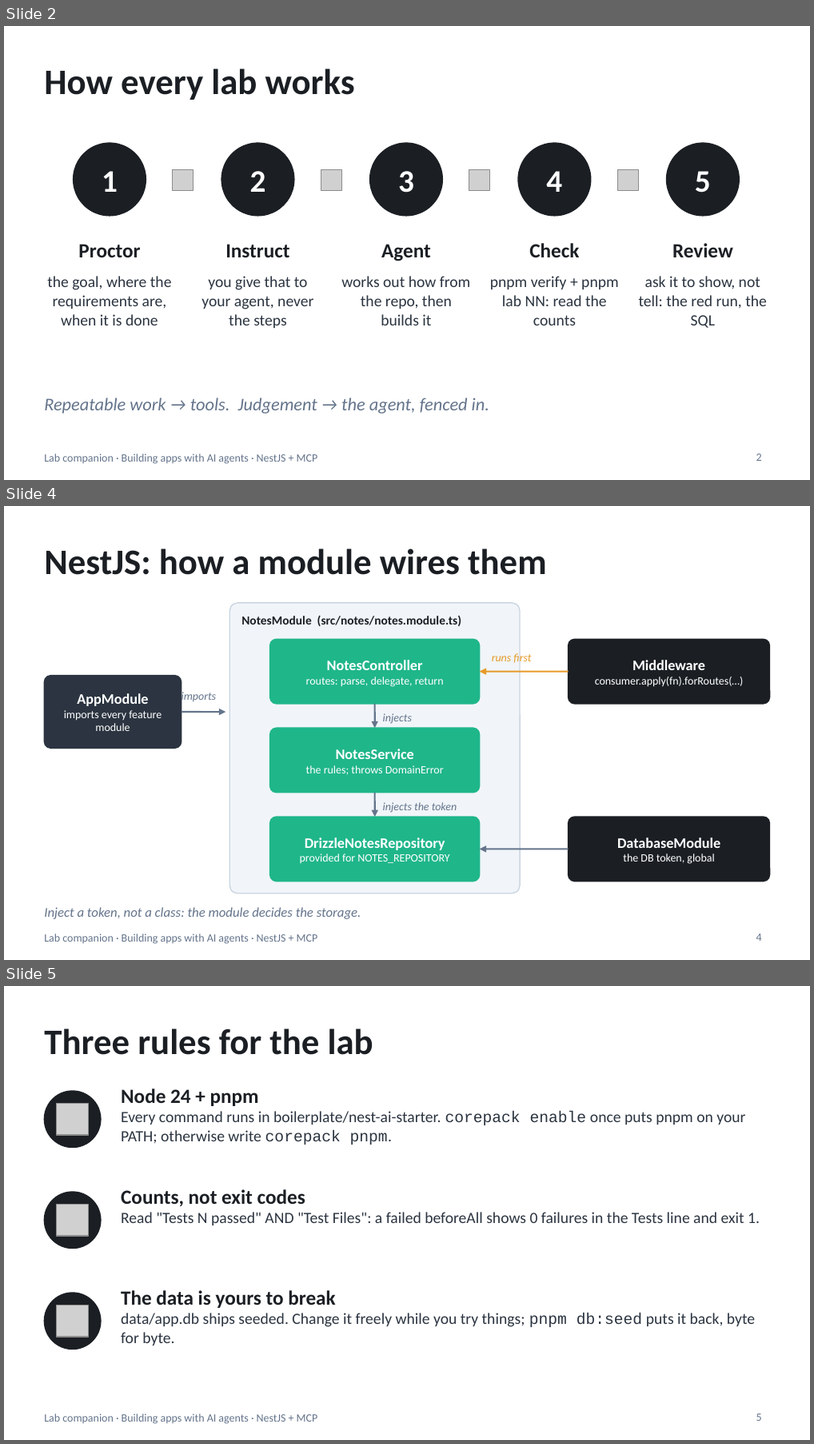
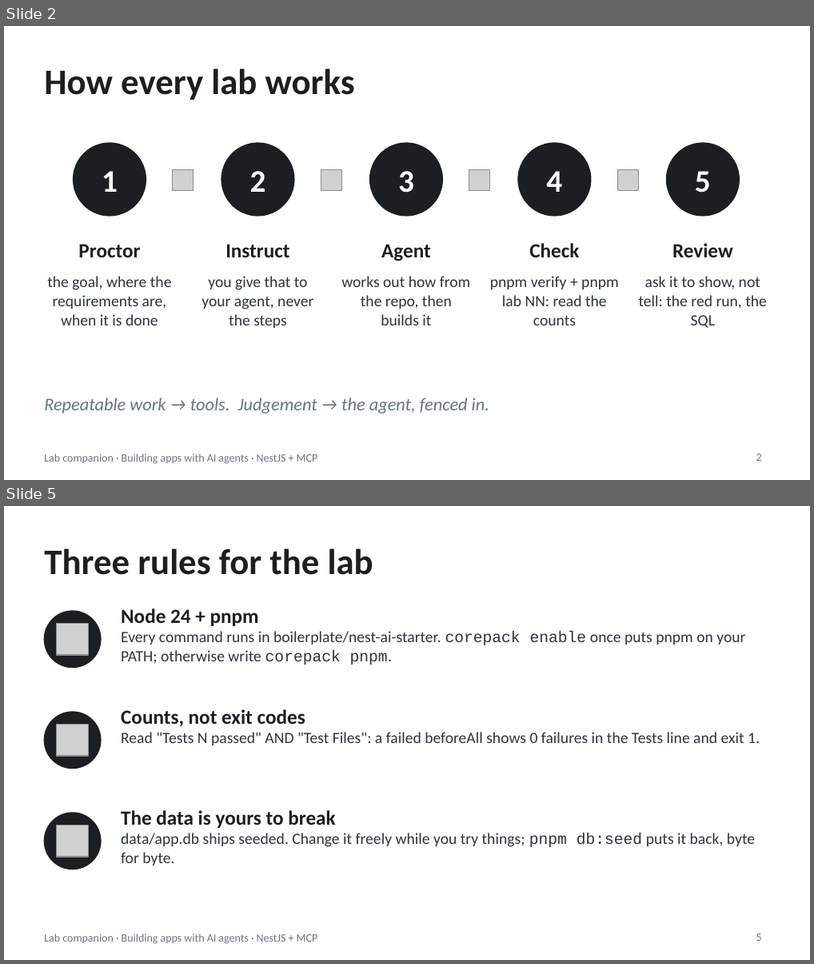
Before and after one commit to blazaga/ai-training-modules, a slide deck: docs/ai-agent-training/slides/lab-companion.pptx. Shown one above the other, each under a label of ours: slides 2, 4 and 5 before the commit, slides 2 and 5 after it; the slides between them are not shown. The pictures are 814x1444 and 814x964 pixels, drawn with LibreOffice and Linux fonts; fonts in the diff are those of the drawing; grey boxes stand for pictures. Boxes give left, top, right and bottom in pixels: in the first picture for what was removed or moved away, otherwise in the second. Text is boxed around its words. In the diff, an @@ line names an element or a change of style, - is before the commit and + after.

```diff
--- a/docs/ai-agent-training/slides/lab-companion.pptx
+++ b/docs/ai-agent-training/slides/lab-companion.pptx
@@ slide 4 removed at (4,506,810,960), background #FFFFFF; not listed: 1 template element that a slide beside it also shows @@
@@ title removed at (44,548,546,575) @@
-NestJS: how a module wires them
@@ rounded rectangle removed at (230,603,520,893) @@
@@ text removed at (242,615,462,626) @@
-NotesModule (src/notes/notes.module.ts)
@@ rounded rectangle removed at (270,639,480,704) @@
@@ rounded rectangle removed at (569,639,770,704) @@
@@ text removed at (306,660,444,687) @@
-NotesController
-routes: parse, delegate, return
@@ arrow removed from (569, 672) to (480, 672) @@
@@ text removed at (492,653,531,663) @@
-runs first
@@ text removed at (595,660,744,687) @@
-Middleware
-consumer.apply(fn).forRoutes(…)
@@ rounded rectangle removed at (44,676,182,748) @@
@@ text removed at (64,693,162,731) @@
-AppModule
-imports every feature module
@@ text removed at (182,690,216,703) @@
-imports
@@ arrow removed from (182, 712) to (226, 712) @@
@@ arrow removed from (375, 704) to (375, 728) @@
@@ text removed at (383,713,412,724) @@
-injects
@@ rounded rectangle removed at (270,728,480,792) @@
@@ text removed at (306,748,444,775) @@
-NotesService
-the rules; throws DomainError
@@ arrow removed from (375, 792) to (375, 816) @@
@@ rounded rectangle removed at (270,816,480,881) @@
@@ text removed at (383,802,457,812) @@
-injects the token
@@ rounded rectangle removed at (569,816,770,881) @@
@@ text removed at (300,837,450,863) @@
-DrizzleNotesRepository
-provided for NOTES_REPOSITORY
@@ text removed at (618,837,721,864) @@
-DatabaseModule
-the DB token, global
@@ arrow removed from (569, 848) to (480, 848) @@
@@ text removed at (44,907,362,919) @@
-Inject a token, not a class: the module decides the storage.
@@ page number removed at (757,933,762,940) @@
-4
```
Also in this commit, not shown: 1 slide changed, 1 slide added, 2 other files.
